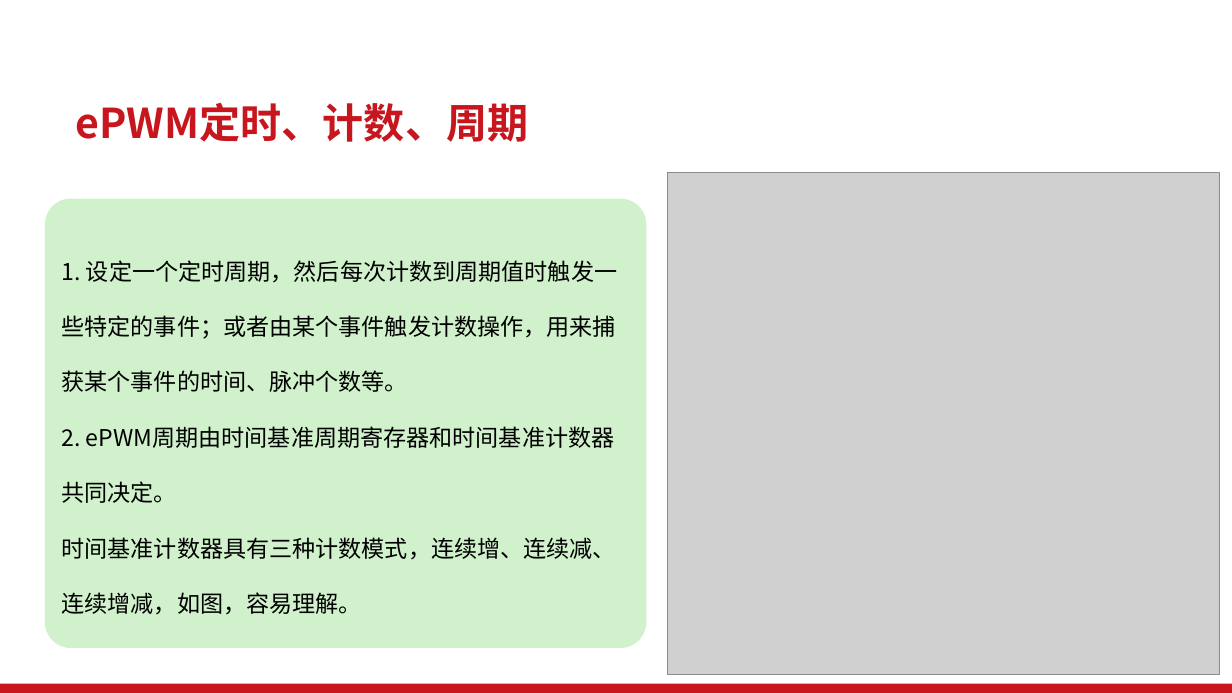
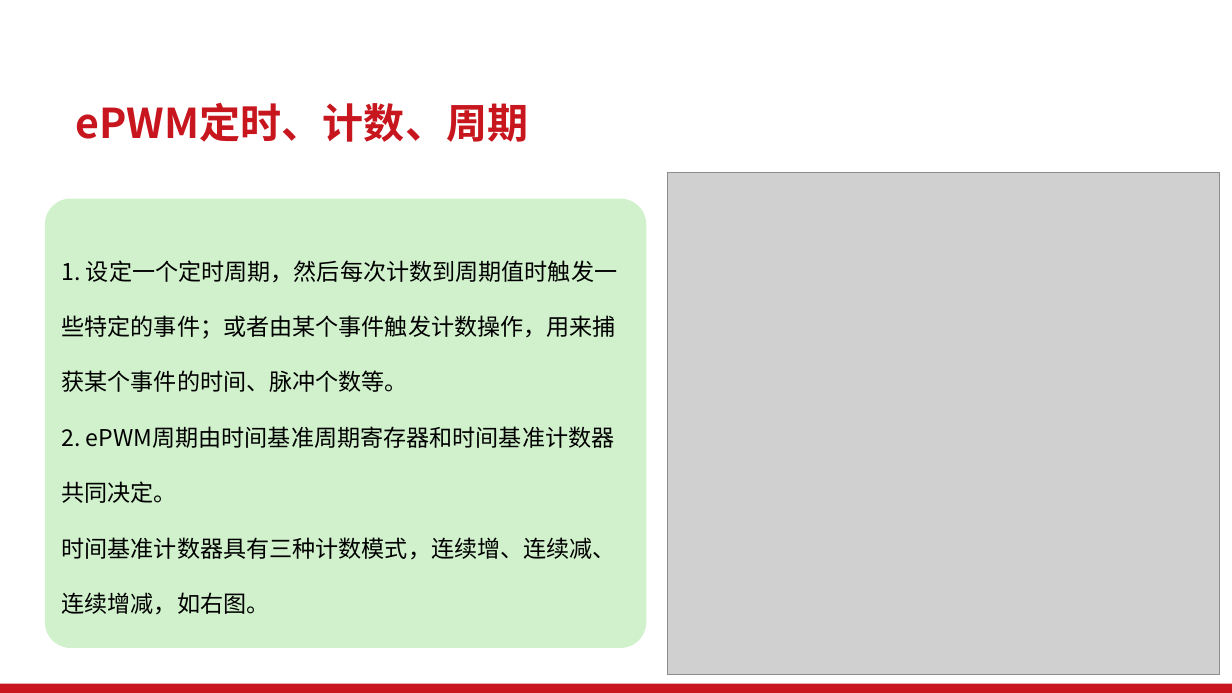
Before and after one commit to kangzhiheng/TMS320C6748, a slide deck: slide 7 of DSP实验课_实验三.pptx. Drawn at 1232x693 pixels with LibreOffice and Linux fonts; fonts in the diff are those of the drawing; grey boxes stand for pictures; background and template pictures are left out. Boxes give left, top, right and bottom in pixels: in the first picture for what was removed or moved away, otherwise in the second. Text is boxed around its words. In the diff, an @@ line names an element or a change of style, - is before the commit and + after.

```diff
--- a/DSP实验课_实验三.pptx
+++ b/DSP实验课_实验三.pptx
@@ text in rounded rectangle at (x1=62, y1=537, x2=616, y2=615): text changed @@
-时间基准计数器具有三种计数模式，连续增、连续减、连续增减，如图，容易理解。
+时间基准计数器具有三种计数模式，连续增、连续减、连续增减，如右图。
```
Also in this commit, not shown: 3 other slides changed, 1 other file.
